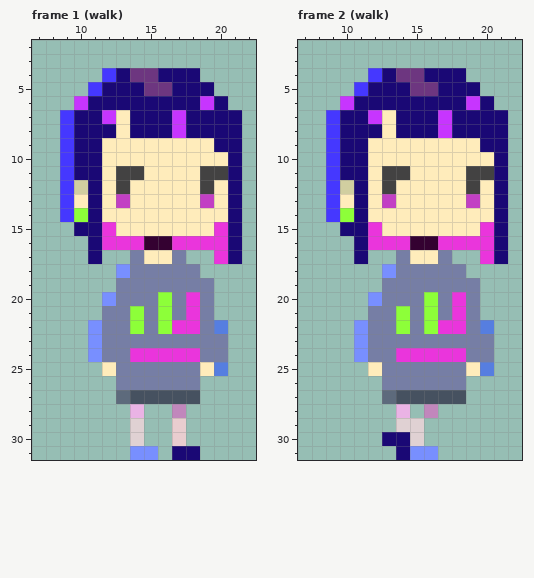
Two states of a pixel-art file, Assets/Image/player.aseprite. Above: the version before the commit.
32x32 pixels, 3 frames. Shown: frame 1 (walk): x 7..22, y 2..31; frame 2 (walk): x 7..22, y 2..31.
Now the later version:
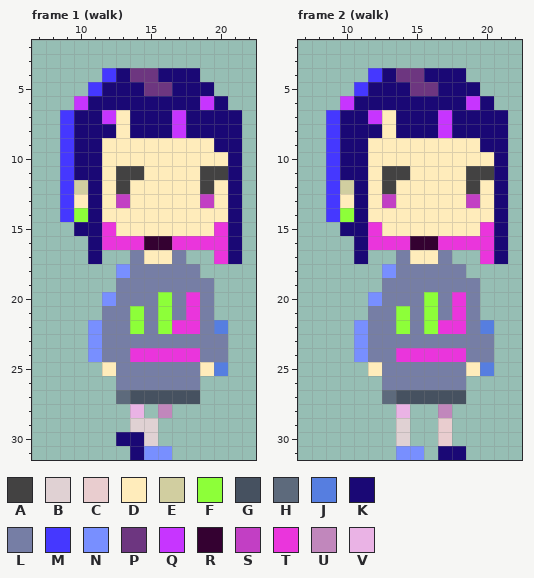
Palette (. is transparent): A #434242  B #e0d1d3  C #e9cdcf  D #ffecbb  E #d1cea0  F #8dff39  G #465160  H #5d6a7c  J #567ee0  K #1a0875  L #767ea5  M #4538ff  N #788fff  P #6d3680  Q #c735ff  R #340131  S #c23fc4  T #ea35dc  U #c187bc  V #eab3e5
The edit:
{"where": "frame 1 (walk), layer \"Layer 1\""}
{"frame":1,"y":28,"x":16,"old":".U","new":"U."}
{"frame":1,"y":29,"x":15,"old":".","new":"B"}
{"frame":1,"y":29,"x":17,"old":"C","new":"."}
{"frame":1,"y":30,"x":13,"old":".B.","new":"KKB"}
{"frame":1,"y":30,"x":17,"old":"C","new":"."}
{"frame":1,"y":31,"x":14,"old":"N","new":"K"}
{"frame":1,"y":31,"x":16,"old":".KK","new":"N.."}
{"where": "frame 2 (walk), layer \"Layer 1\""}
{"frame":2,"y":28,"x":16,"old":"U.","new":".U"}
{"frame":2,"y":29,"x":15,"old":"B","new":"."}
{"frame":2,"y":29,"x":17,"old":".","new":"C"}
{"frame":2,"y":30,"x":13,"old":"KKB","new":".B."}
{"frame":2,"y":30,"x":17,"old":".","new":"C"}
{"frame":2,"y":31,"x":14,"old":"K","new":"N"}
{"frame":2,"y":31,"x":16,"old":"N..","new":".KK"}
{"label":"changed","picture_box":[116,404,200,460]}
{"label":"changed","picture_box":[382,404,466,460]}
